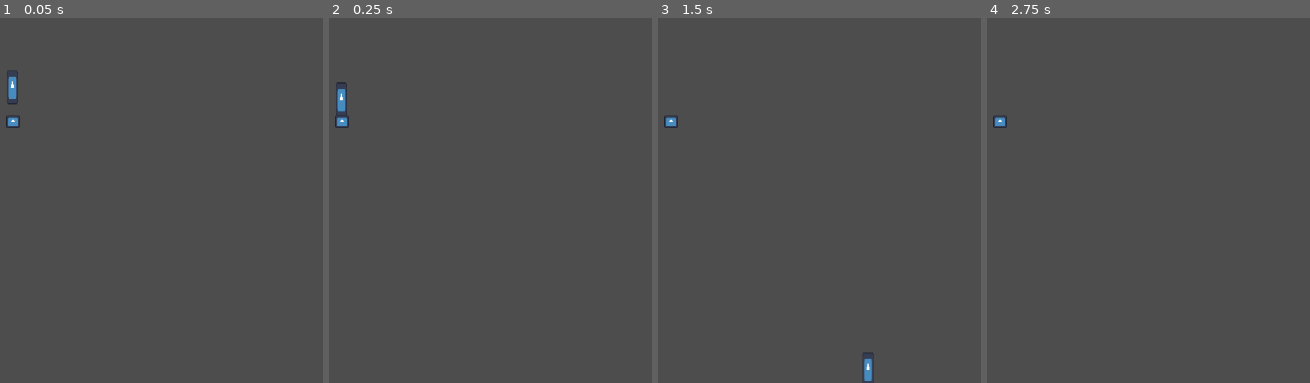
Above: before the commit, frames 1-4 (left to right).
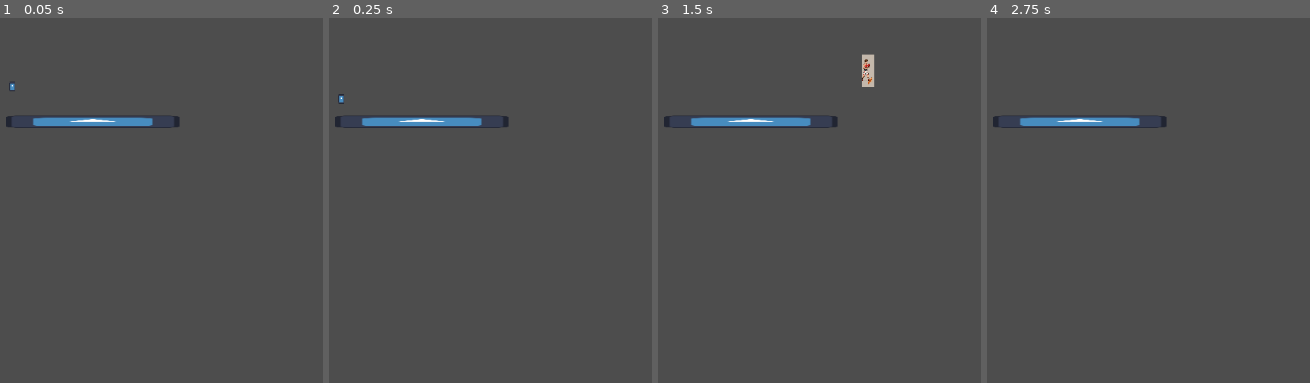
Above: after the commit, the same moments.

Repository: Matrosbu/BGJ2025GrupoSigma
Game: Godot game, scene res://main.tscn
The game is run twice, just before and just after one commit, with the same random seed, the same clock (stepped at 60 frames per second) and the same inputs. The engine's default icon, where the game draws it, is replaced by a stand-in: a white triangle on a blue panel in a dark square.
Inputs:
- Up to frame 1 (0.05 s): no input
- Up to frame 2 (0.25 s): no input
- Up to frame 3 (1.5 s): tap Enter at 0.5 s; hold Right (ui_right) from 0.53 s (still down); tap C (attack, bound only after the commit) at 0.6, 1.35 s; tap Space (jump) at 0.77 s
- Up to frame 4 (2.75 s): tap Space (jump) at 1.52, 2 s; release Right (ui_right) at 2.03 s; hold Left (ui_left) from 2.03 s (still down); tap C (attack, bound only after the commit) at 2.1 s

The runs differ from the first frame. In frame 1, 1.5% of the frame differs, in the area x 1-56%, y 14-31%; in frame 2, 1.6%; in frame 3, 1.8%, in the area x 1-67%, y 9-100%; in frame 4, 1.3%.

Commit message:
Implementado ataque

Diff:
--- a/GameJam2025/bahia-game-jam-2025/juego/character_body_2d.gd
+++ b/GameJam2025/bahia-game-jam-2025/juego/character_body_2d.gd
@@ -2,6 +2,8 @@
 
 var speed = 300.0
 var jump_speed = -400.0
+var is_attacking = false
+
 
 # Get the gravity from the project settings so you can sync with rigid body nodes.
 var gravity = ProjectSettings.get_setting("physics/2d/default_gravity")
@@ -19,4 +21,19 @@
 	var direction = Input.get_axis("ui_left", "ui_right")
 	velocity.x = direction * speed
 
+	if Input.is_action_just_pressed("attack") and !is_attacking:
+		is_attacking = true
+		$Sprite.play("attack")
+		$Area2D/AttackHitbox.disabled = false
+		$Area2D/AttackHitbox.visible = true
+
+
 	move_and_slide()
+
+
+func _on_sprite_animation_finished() -> void:
+	if $Sprite.animation == "attack":
+		$Area2D/AttackHitbox.disabled = true
+		$Area2D/AttackHitbox.visible = false
+		$Sprite.play("standing")
+		is_attacking = false
--- a/GameJam2025/bahia-game-jam-2025/juego/juego.tscn
+++ b/GameJam2025/bahia-game-jam-2025/juego/juego.tscn
@@ -1,13 +1,68 @@
-[gd_scene load_steps=5 format=3 uid="uid://drorq1nfclsnn"]
+[gd_scene load_steps=13 format=3 uid="uid://drorq1nfclsnn"]
 
 [ext_resource type="Script" uid="uid://bx6qfmxs4x33r" path="res://juego/character_body_2d.gd" id="1_wvbjv"]
 [ext_resource type="Texture2D" uid="uid://cjjtn8kvi3pj" path="res://icon.svg" id="2_kgj2k"]
+[ext_resource type="Texture2D" uid="uid://bux6f8h4gm3bg" path="res://PlaceHoldersArte/bomhqZnTQyqVsW-YJh6tcw.webp" id="3_kgj2k"]
 
 [sub_resource type="RectangleShape2D" id="RectangleShape2D_wvbjv"]
-size = Vector2(18, 17)
+size = Vector2(249, 17)
 
 [sub_resource type="RectangleShape2D" id="RectangleShape2D_m64gt"]
 size = Vector2(20, 48)
+
+[sub_resource type="AtlasTexture" id="AtlasTexture_m64gt"]
+atlas = ExtResource("3_kgj2k")
+region = Rect2(0, 448, 256, 448)
+
+[sub_resource type="AtlasTexture" id="AtlasTexture_htr4d"]
+atlas = ExtResource("3_kgj2k")
+region = Rect2(256, 448, 256, 448)
+
+[sub_resource type="AtlasTexture" id="AtlasTexture_cwd5m"]
+atlas = ExtResource("3_kgj2k")
+region = Rect2(512, 448, 256, 448)
+
+[sub_resource type="AtlasTexture" id="AtlasTexture_21eam"]
+atlas = ExtResource("3_kgj2k")
+region = Rect2(768, 448, 256, 448)
+
+[sub_resource type="AtlasTexture" id="AtlasTexture_cvt5f"]
+atlas = ExtResource("3_kgj2k")
+region = Rect2(1024, 448, 256, 448)
+
+[sub_resource type="SpriteFrames" id="SpriteFrames_x3eyv"]
+animations = [{
+"frames": [{
+"duration": 1.0,
+"texture": SubResource("AtlasTexture_m64gt")
+}, {
+"duration": 1.0,
+"texture": SubResource("AtlasTexture_htr4d")
+}, {
+"duration": 1.0,
+"texture": SubResource("AtlasTexture_cwd5m")
+}, {
+"duration": 1.0,
+"texture": SubResource("AtlasTexture_21eam")
+}, {
+"duration": 1.0,
+"texture": SubResource("AtlasTexture_cvt5f")
+}],
+"loop": false,
+"name": &"attack",
+"speed": 5.0
+}, {
+"frames": [{
+"duration": 1.0,
+"texture": ExtResource("2_kgj2k")
+}],
+"loop": false,
+"name": &"standing",
+"speed": 5.0
+}]
+
+[sub_resource type="RectangleShape2D" id="RectangleShape2D_kgj2k"]
+size = Vector2(31, 12)
 
 [node name="Juego" type="Node2D"]
 position = Vector2(361, 271)
@@ -17,12 +72,12 @@
 [node name="Plataformas" type="StaticBody2D" parent="."]
 
 [node name="Sprite" type="Sprite2D" parent="Plataformas"]
-position = Vector2(1.0000038, -3.8146973e-06)
-scale = Vector2(0.15625003, 0.140625)
+position = Vector2(116, -3.8146973e-06)
+scale = Vector2(1.9531251, 0.140625)
 texture = ExtResource("2_kgj2k")
 
 [node name="CollisionShape2D" type="CollisionShape2D" parent="Plataformas"]
-position = Vector2(1, 0)
+position = Vector2(116.5, 0)
 shape = SubResource("RectangleShape2D_wvbjv")
 
 [node name="CharacterBody2D" type="CharacterBody2D" parent="."]
@@ -30,10 +85,22 @@
 script = ExtResource("1_wvbjv")
 
 [node name="HItbox" type="CollisionShape2D" parent="CharacterBody2D"]
-position = Vector2(0, -53)
+position = Vector2(0, -53.000015)
 shape = SubResource("RectangleShape2D_m64gt")
 
-[node name="Sprite" type="Sprite2D" parent="CharacterBody2D"]
-position = Vector2(0, -52.5)
-scale = Vector2(0.125, 0.3828125)
-texture = ExtResource("2_kgj2k")
+[node name="Sprite" type="AnimatedSprite2D" parent="CharacterBody2D"]
+position = Vector2(8.583069e-06, -53.500004)
+scale = Vector2(0.07031243, 0.10491075)
+sprite_frames = SubResource("SpriteFrames_x3eyv")
+animation = &"standing"
+
+[node name="Area2D" type="Area2D" parent="CharacterBody2D"]
+
+[node name="AttackHitbox" type="CollisionShape2D" parent="CharacterBody2D/Area2D"]
+visible = false
+position = Vector2(22, -55)
+shape = SubResource("RectangleShape2D_kgj2k")
+disabled = true
+debug_color = Color(0.53333336, 0.53333336, 0.5529412, 0.19215687)
+
+[connection signal="animation_finished" from="CharacterBody2D/Sprite" to="CharacterBody2D" method="_on_sprite_animation_finished"]
--- a/GameJam2025/bahia-game-jam-2025/project.godot
+++ b/GameJam2025/bahia-game-jam-2025/project.godot
@@ -22,3 +22,8 @@
 "events": [Object(InputEventKey,"resource_local_to_scene":false,"resource_name":"","device":-1,"window_id":0,"alt_press …(191 unchanged characters)…
 ]
 }
+attack={
+"deadzone": 0.2,
+"events": [Object(InputEventKey,"resource_local_to_scene":false,"resource_name":"","device":-1,"window_id":0,"alt_pressed":false,"shift_pressed":false,"ctrl_pressed":false,"meta_pressed":false,"pressed":false,"keycode":0,"physical_keycode":67,"key_label":0,"unicode":99,"location":0,"echo":false,"script":null)
+]
+}
Binary file added: GameJam2025/bahia-game-jam-2025/PlaceHoldersArte/bomhqZnTQyqVsW-YJh6tcw.webp
Not shown, added: GameJam2025/bahia-game-jam-2025/PlaceHoldersArte/bomhqZnTQyqVsW-YJh6tcw.webp.import
